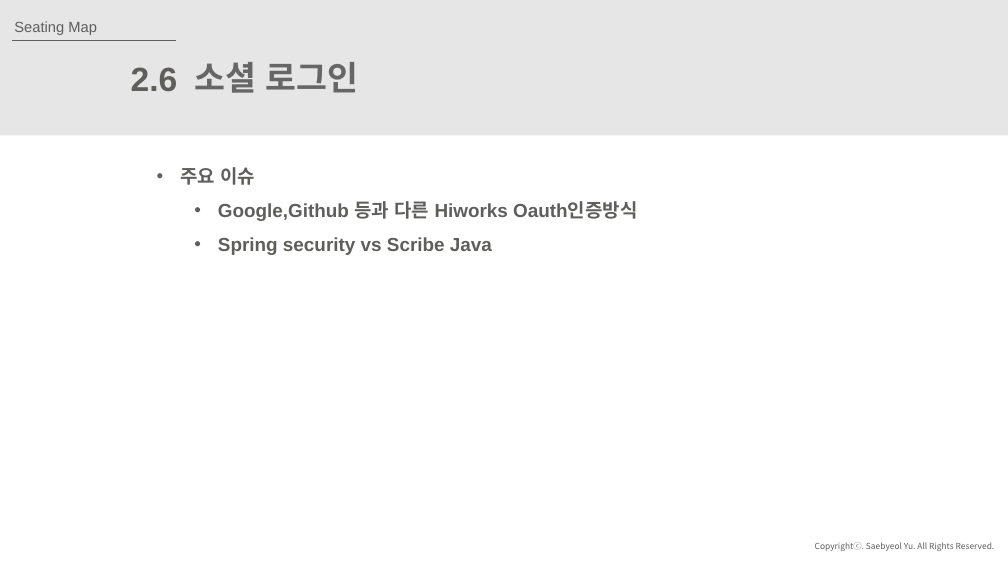
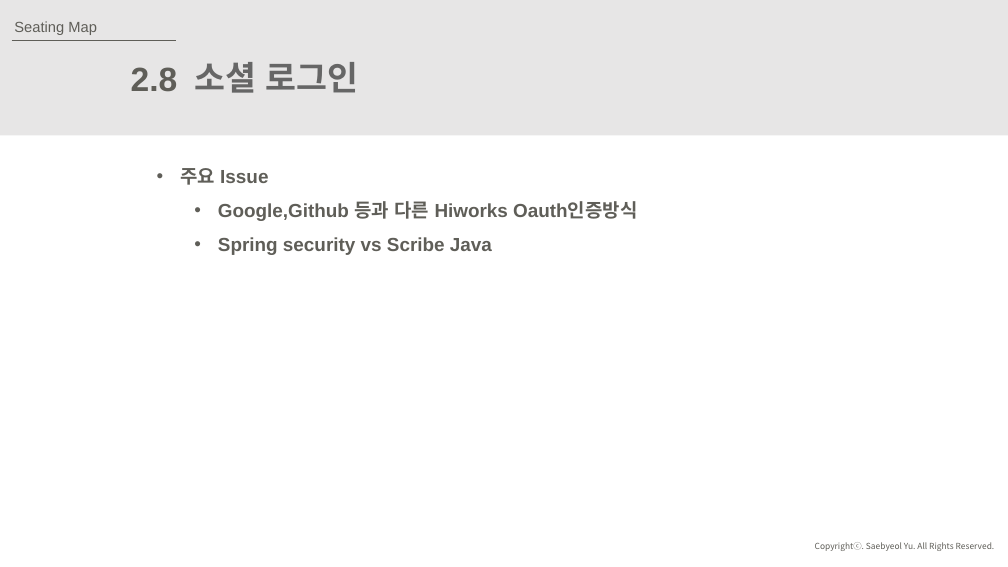
Before and after one commit to JuJinPark/interproject-process, a slide deck: slide 19 of 발표/internProject(20191015).pptx (slide 16 before the commit). Drawn at 1008x567 pixels with LibreOffice and Linux fonts; fonts in the diff are those of the drawing. Boxes give left, top, right and bottom in pixels: in the first picture for what was removed or moved away, otherwise in the second. Text is boxed around its words. In the diff, an @@ line names an element or a change of style, - is before the commit and + after.

```diff
--- a/발표/internProject(20191015).pptx
+++ b/발표/internProject(20191015).pptx
@@ text at box(131, 67, 178, 92): text changed @@
-2.6
+2.8
@@ text at box(180, 168, 268, 185): text changed @@
-• 주요 이슈
+• 주요 Issue
```
Also in this commit, not shown: 10 other slides changed, 3 slides added.
